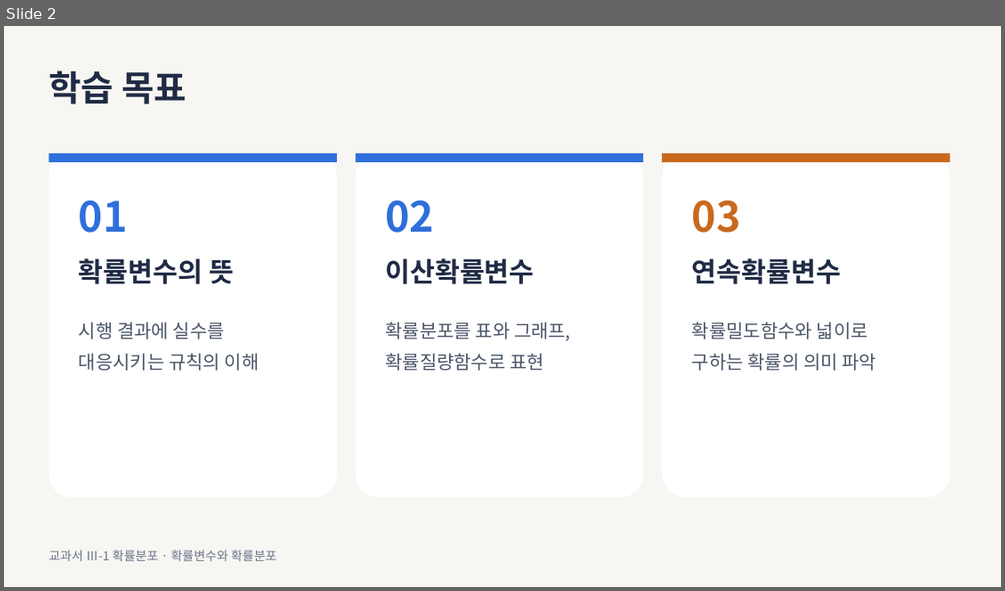
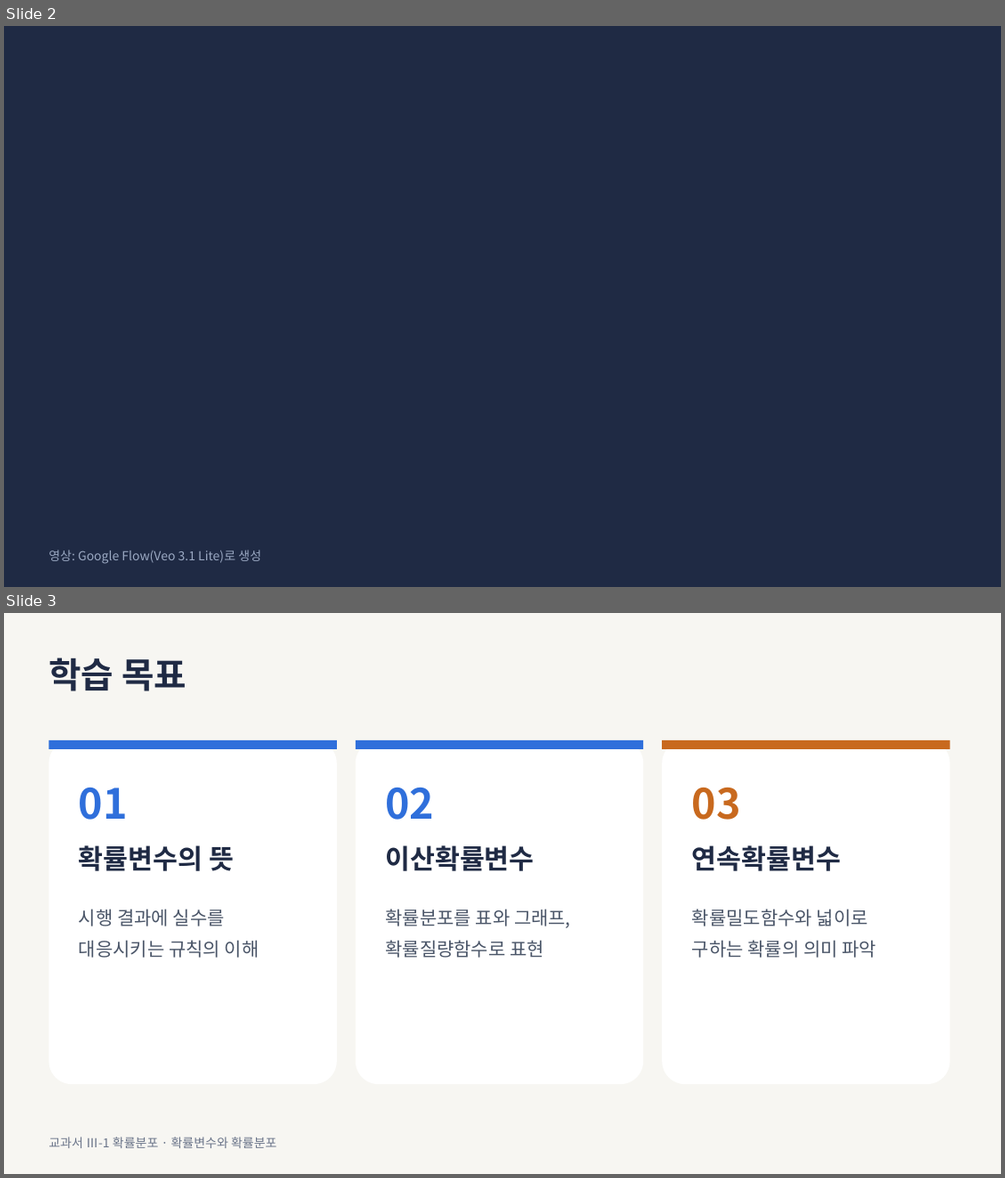
Before and after one commit to jeyoungpark12/prob-stats-lecture-slides, a slide deck: lectures/week01_도입/output/01_확률변수와_확률분포.pptx. Shown one above the other, each under a label of ours: slide 2 before the commit, slides 2 and 3 after it. The pictures are 1005x591 and 1005x1178 pixels, drawn with LibreOffice and Linux fonts; fonts in the diff are those of the drawing; background and template pictures are left out. Boxes give left, top, right and bottom in pixels: in the first picture for what was removed or moved away, otherwise in the second. Text is boxed around its words. In the diff, an @@ line names an element or a change of style, - is before the commit and + after.

```diff
--- a/lectures/week01_도입/output/01_확률변수와_확률분포.pptx
+++ b/lectures/week01_도입/output/01_확률변수와_확률분포.pptx
@@ slide 2 added at box(4, 26, 1001, 587), background picture (left out) @@
@@ text added at box(48, 549, 261, 564), 12 pt, text #9AA8C2 @@
+영상: Google Flow(Veo 3.1 Lite)로 생성
@@ what was slide 2 is now slide 3 @@
```
Also in this commit, not shown: 5 slides changed, 1 other slide added, 36 other files.
